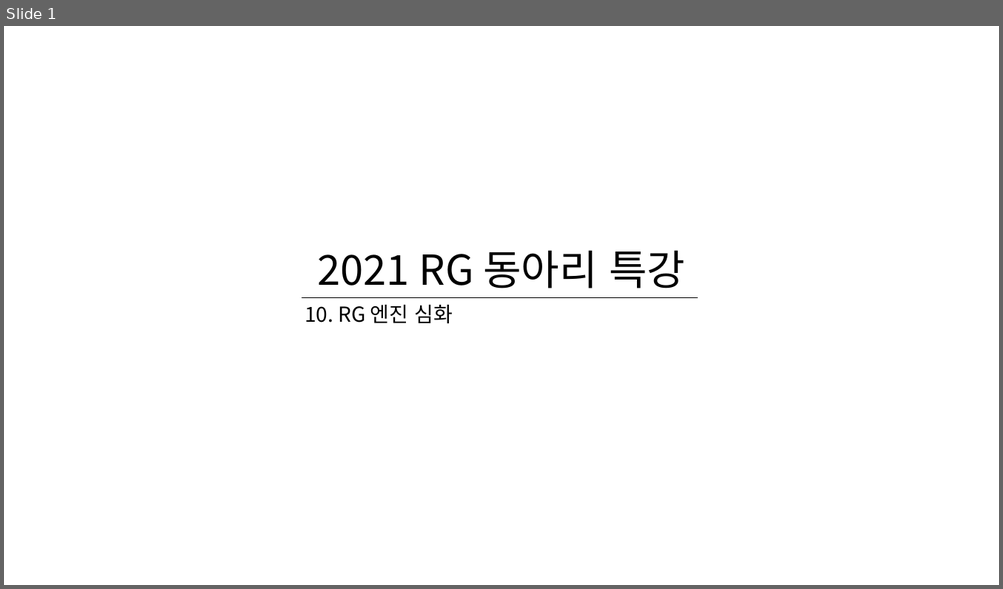
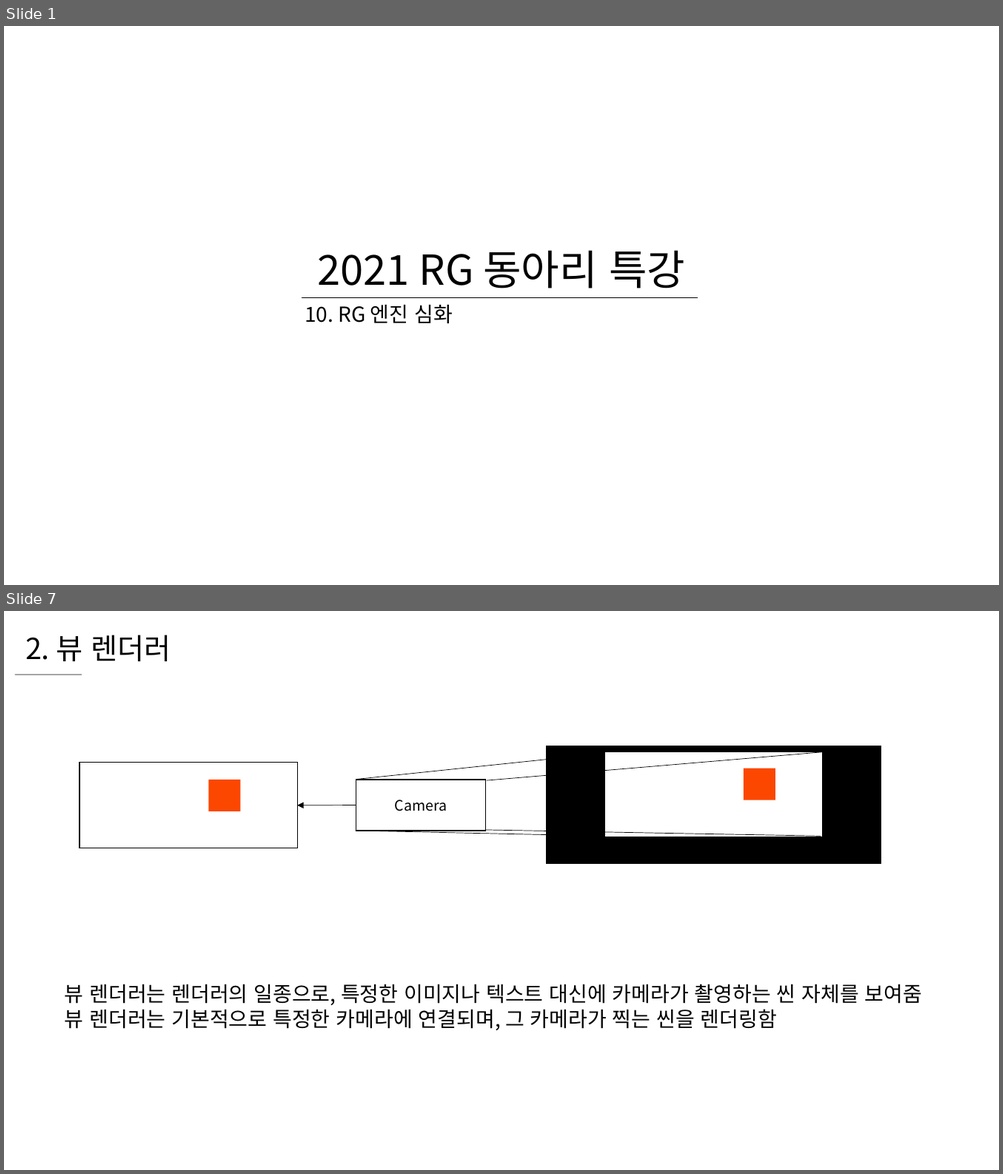
Before and after one commit to WooLyung/2021-RG-Lecture, a slide deck: 수업 자료/10 - RG 엔진 심화.pptx. Shown one above the other, each under a label of ours: slide 1 before the commit, slides 1 and 7 after it; the slides between them are not shown. The pictures are 1003x589 and 1003x1174 pixels, drawn with LibreOffice and Linux fonts; fonts in the diff are those of the drawing. Boxes give left, top, right and bottom in pixels: in the first picture for what was removed or moved away, otherwise in the second. Text is boxed around its words. In the diff, an @@ line names an element or a change of style, - is before the commit and + after.

```diff
--- a/수업 자료/10 - RG 엔진 심화.pptx
+++ b/수업 자료/10 - RG 엔진 심화.pptx
@@ slide 7 added at (4,611,999,1170), background #FFFFFF @@
@@ text added at (25,635,170,661), 28 pt, text #000000 @@
+2. 뷰 렌더러
@@ line added from (14, 675) to (82, 675), #000000 0.5 pt @@
@@ rectangle added at (79,763,297,849), fill #FFFFFF, outline #000000 1 pt @@
@@ line added from (358, 780) to (606, 754), #000000 0.5 pt @@
@@ line added from (486, 780) to (823, 752), #000000 0.5 pt @@
@@ rectangle added at (546,747,880,864), fill #000000, outline #000000 1 pt @@
@@ rectangle added at (605,752,822,838), fill #FFFFFF, outline #000000 1 pt @@
@@ rectangle added at (208,780,241,812), fill #FC4700 @@
@@ rectangle added at (356,780,486,830), fill #FFFFFF, outline #000000 1 pt, 14 pt, text #000000 @@
+Camera
@@ rectangle added at (743,769,776,800), fill #FC4700 @@
@@ arrow added from (356, 805) to (297, 806), #000000 0.5 pt @@
@@ line added from (356, 831) to (605, 836), #000000 0.5 pt @@
@@ line added from (485, 830) to (821, 836), #000000 0.5 pt @@
@@ text added at (65,984,922,1031), 20 pt, text #000000 @@
+뷰 렌더러는 렌더러의 일종으로, 특정한 이미지나 텍스트 대신에 카메라가 촬영하는 씬 자체를 보여줌
+뷰 렌더러는 기본적으로 특정한 카메라에 연결되며, 그 카메라가 찍는 씬을 렌더링함
```
Also in this commit, not shown: 3 slides changed, 12 other slides added.
